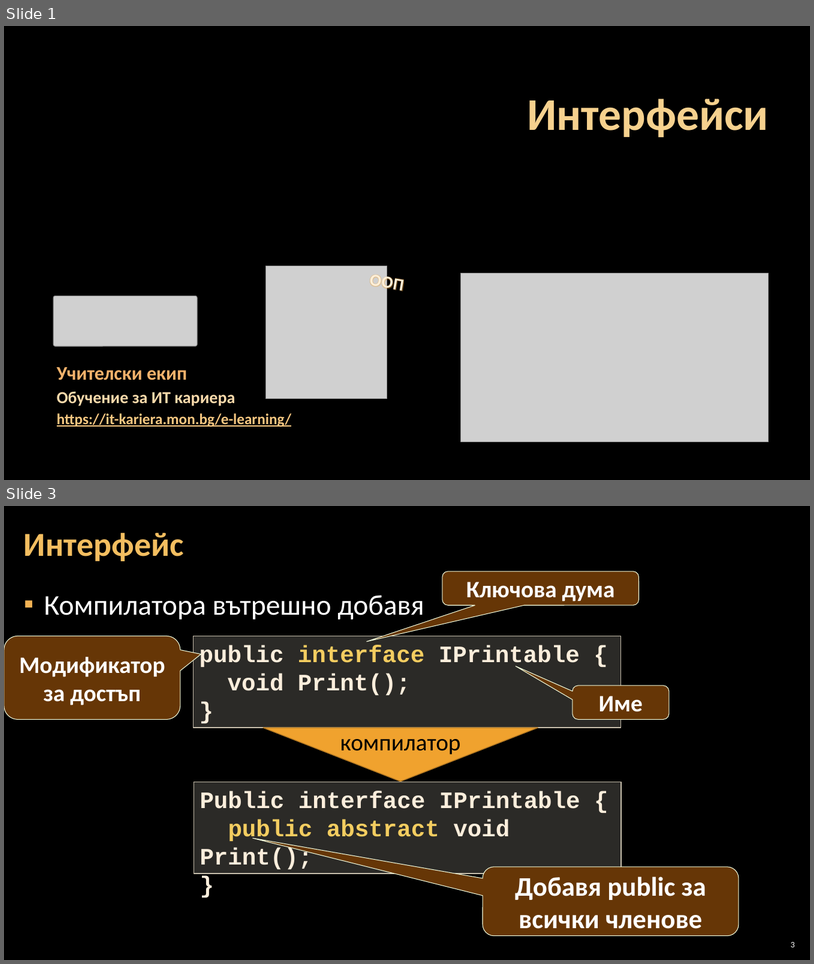
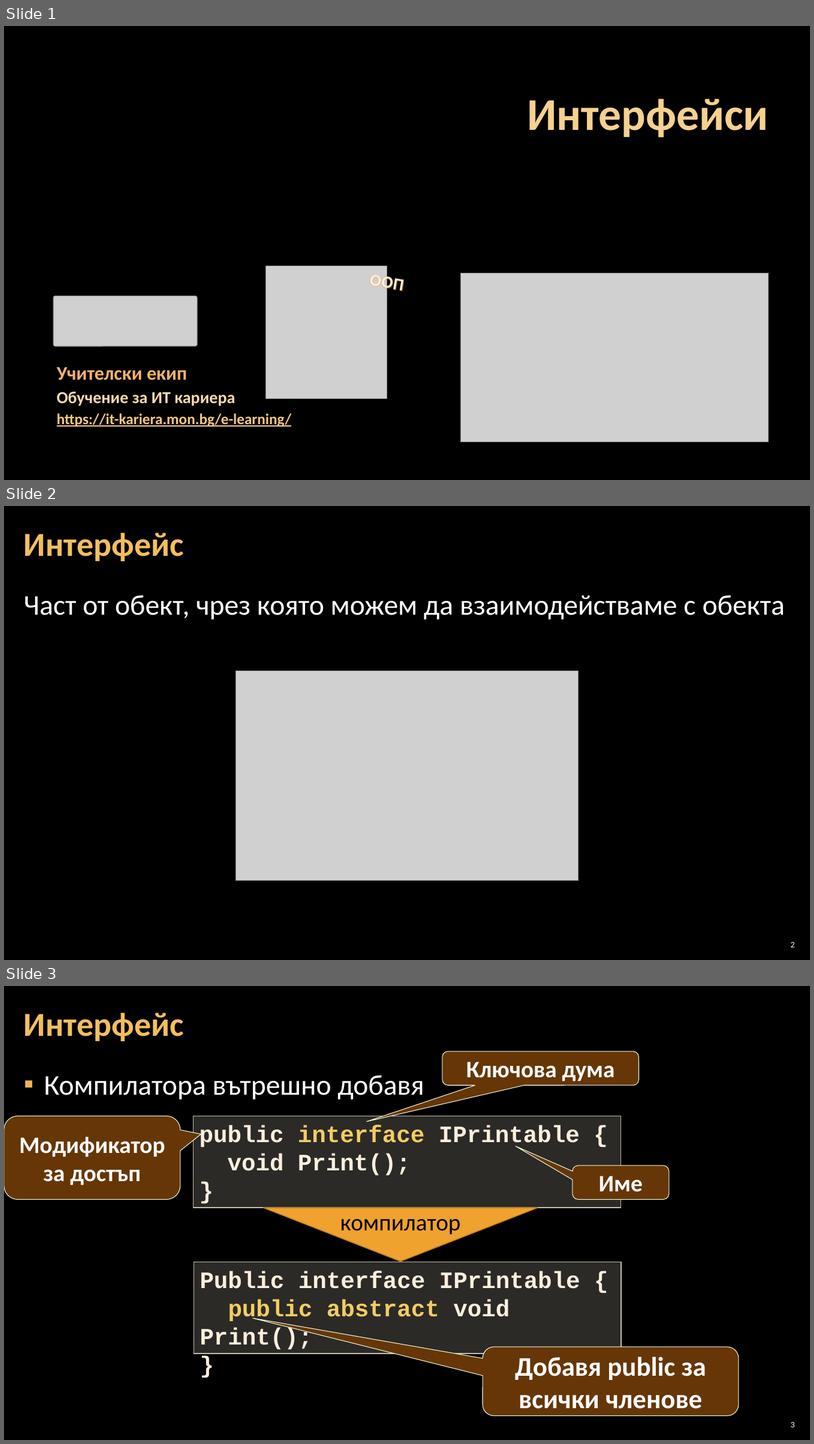
Before and after one commit to BG-IT-Edu/Free-Content, a slide deck: dmanolov/Информатика 11 клас, ПП (C#)/М1.Обектно-ориентирано проектиране и програмиране/07.Абстрактни класове и интерфейси/07.2.Интерфейси.pptx. Shown one above the other, each under a label of ours: slides 1 and 3 before the commit, slides 1, 2 and 3 after it; the slides between them are not shown. The pictures are 814x964 and 814x1444 pixels, drawn with LibreOffice and Linux fonts; fonts in the diff are those of the drawing; grey boxes stand for pictures; background and template pictures are left out. Boxes give left, top, right and bottom in pixels: in the first picture for what was removed or moved away, otherwise in the second. Text is boxed around its words. In the diff, an @@ line names an element or a change of style, - is before the commit and + after.

```diff
--- a/dmanolov/Информатика 11 клас, ПП (C#)/М1.Обектно-ориентирано проектиране и програмиране/07.Абстрактни класове и интерфейси/07.2.Интерфейси.pptx
+++ b/dmanolov/Информатика 11 клас, ПП (C#)/М1.Обектно-ориентирано проектиране и програмиране/07.Абстрактни класове и интерфейси/07.2.Интерфейси.pptx
@@ slide 2 added at [4, 506, 810, 960], background picture (left out) @@
@@ title added at [24, 532, 184, 561], 40 pt, text #F3BE60, bold @@
+Интерфейс
@@ text added at [24, 595, 785, 619], 34 pt, text #FFFFFF @@
+Част от обект, чрез която можем да взаимодействаме с обекта
@@ picture added at [236, 671, 578, 880] @@
@@ page number added at [791, 942, 795, 947], 10 pt, text #FFFFFF @@
+2
```
Also in this commit, not shown: 2 slides changed, 1 slide removed, 8 other files.
